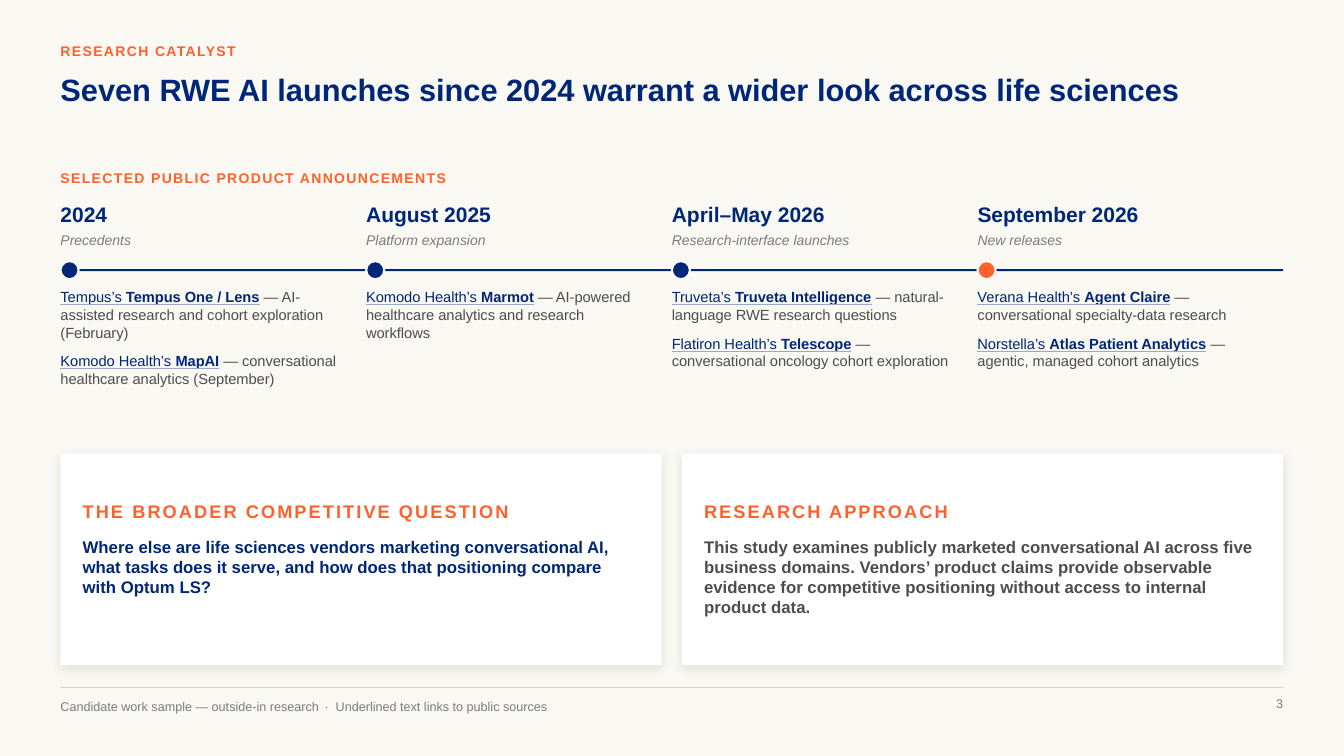
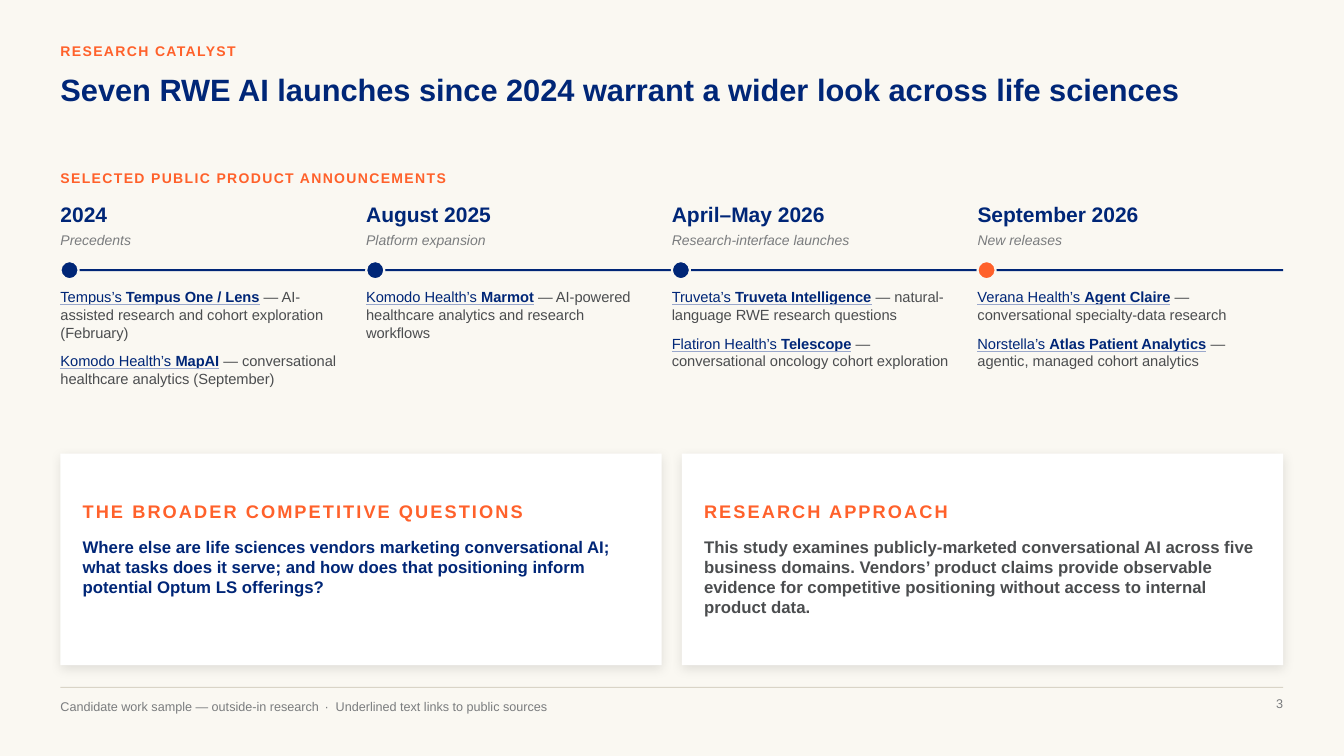
Before and after one commit to marinojt/test, a slide deck: slide 3 of deck/Optum-LS-Conversational-AI-10.16.pptx. Drawn at 1344x756 pixels with LibreOffice and Linux fonts; fonts in the diff are those of the drawing. Boxes give left, top, right and bottom in pixels: in the first picture for what was removed or moved away, otherwise in the second. Text is boxed around its words. In the diff, an @@ line names an element or a change of style, - is before the commit and + after.

```diff
--- a/deck/Optum-LS-Conversational-AI-10.16.pptx
+++ b/deck/Optum-LS-Conversational-AI-10.16.pptx
@@ text at [83, 505, 523, 522]: text changed @@
-THE BROADER COMPETITIVE QUESTION
+THE BROADER COMPETITIVE QUESTIONS
@@ text at [83, 541, 609, 597]: text changed @@
-Where else are life sciences vendors marketing conversational AI, what tasks does it serve, and how does that positioning compare with Optum LS?
+Where else are life sciences vendors marketing conversational AI; what tasks does it serve; and how does that positioning inform potential Optum LS offerings?
@@ text at [704, 541, 1253, 617]: text changed @@
-This study examines publicly marketed conversational AI across five business domains. Vendors’ product claims provide observable evidence for competitive positioning without access to internal product data.
+This study examines publicly-marketed conversational AI across five business domains. Vendors’ product claims provide observable evidence for competitive positioning without access to internal product data.
```
Also in this commit, not shown: 4 other slides changed, 6 other files.
